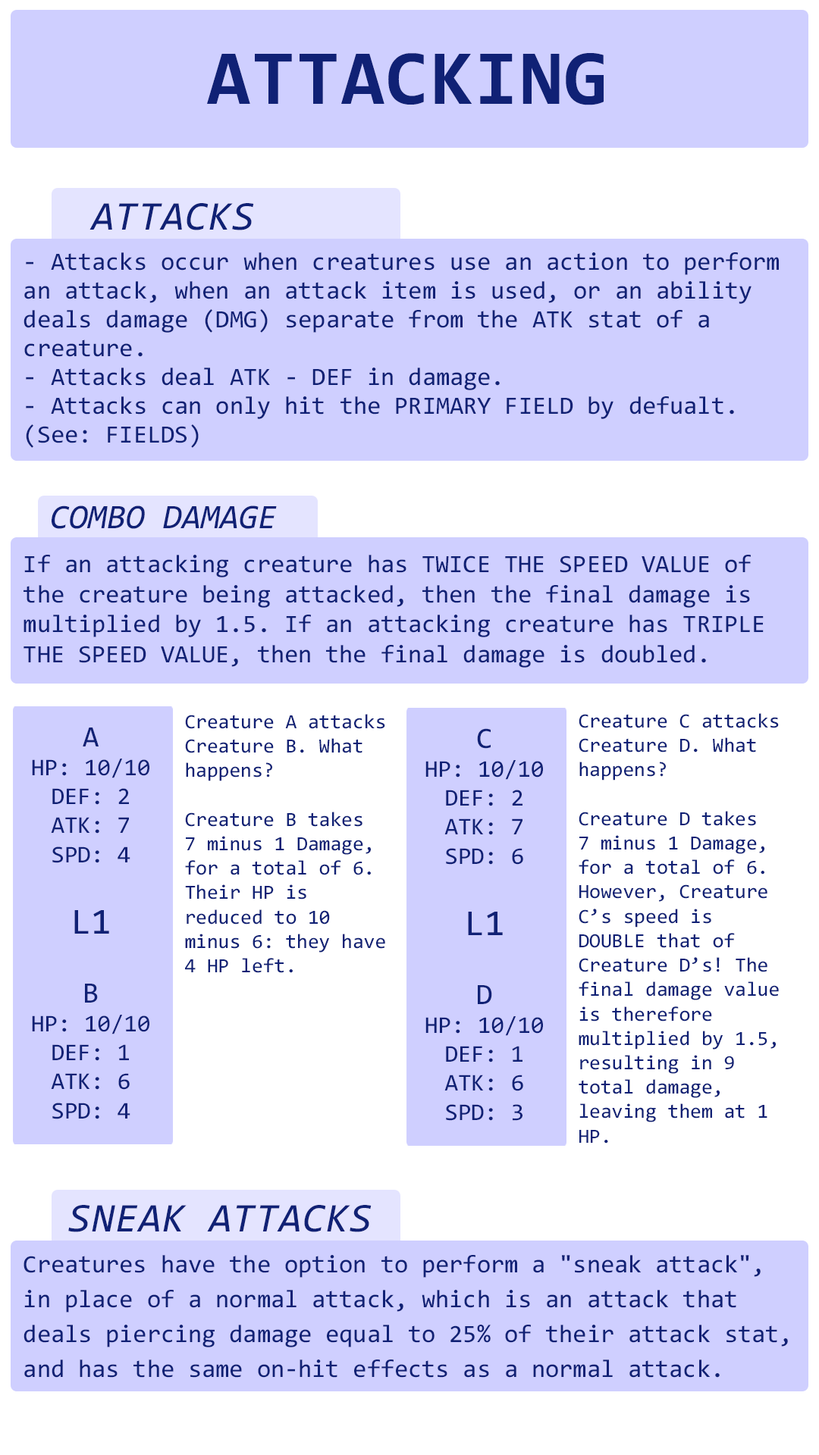
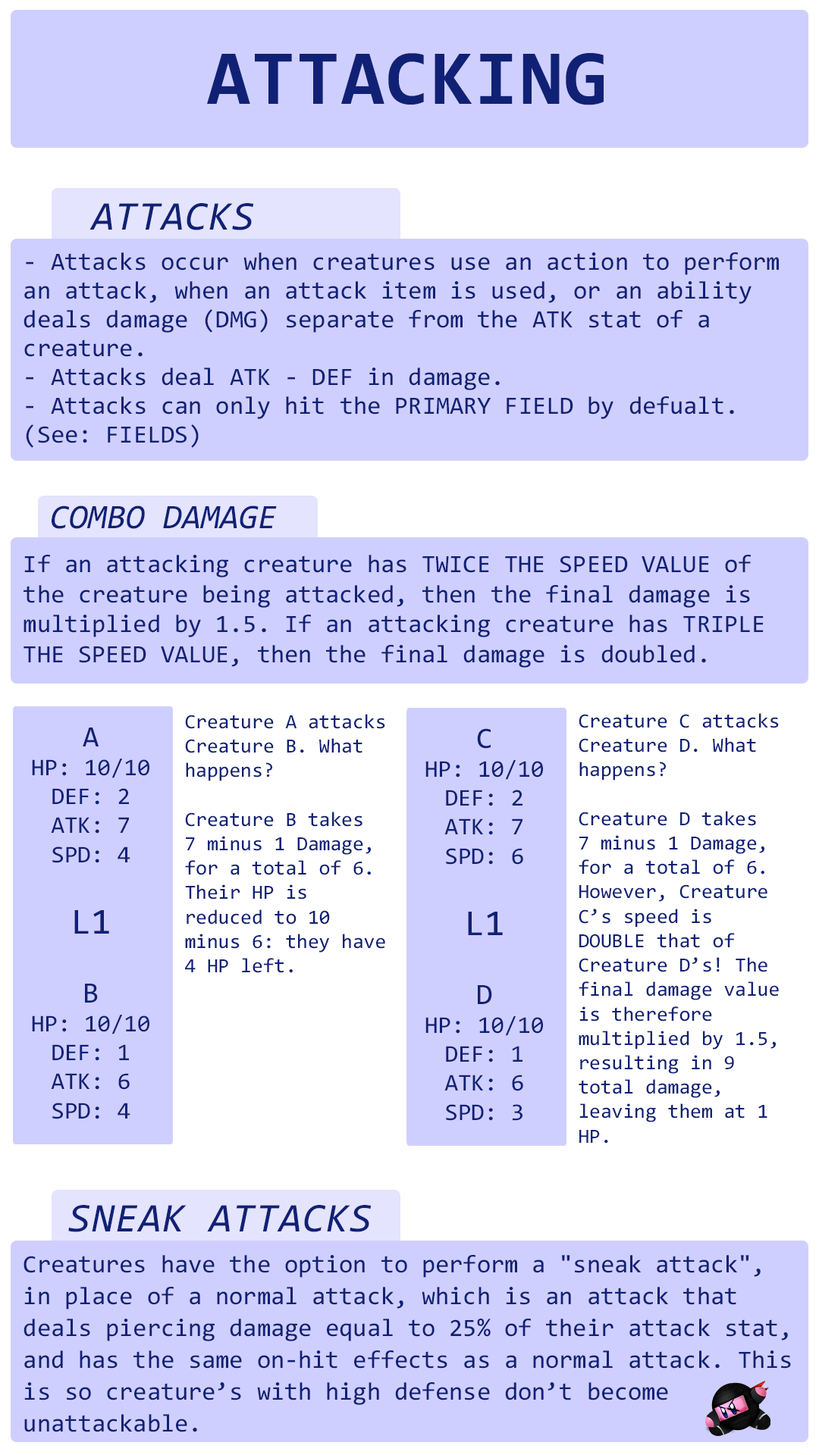
Before/after of a 819 × 1455 layered artwork. What changed in the layer stack:
added layer "pngegg(2)" above "Attacks" over [698, 1380, 771, 1437]
painted on "Phase 1" (2nd of 2, in "Sneak attacks") over [23, 1287, 791, 1433]
painted on "Big" (2nd of 2, in "Sneak attacks") over [10, 1385, 809, 1443]
